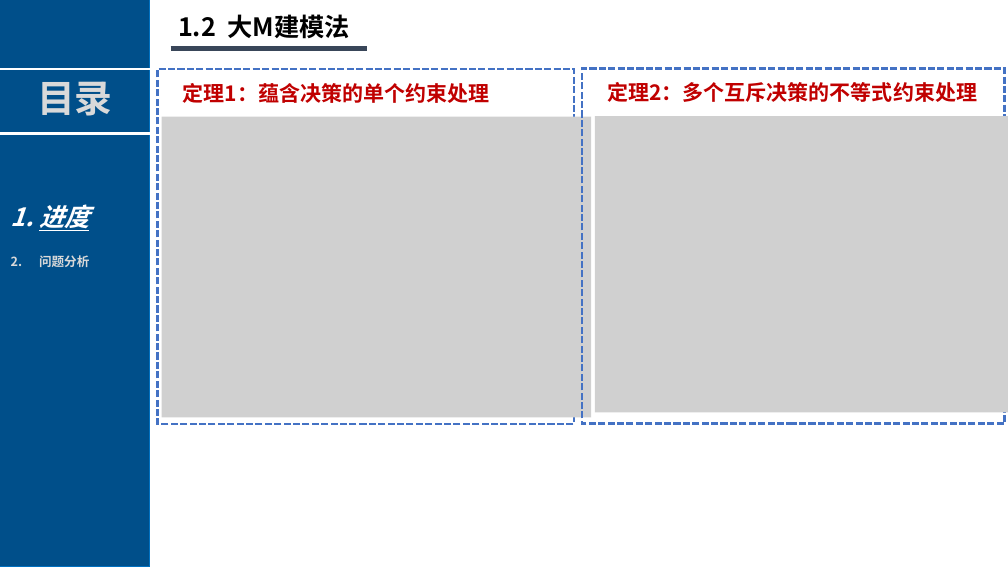
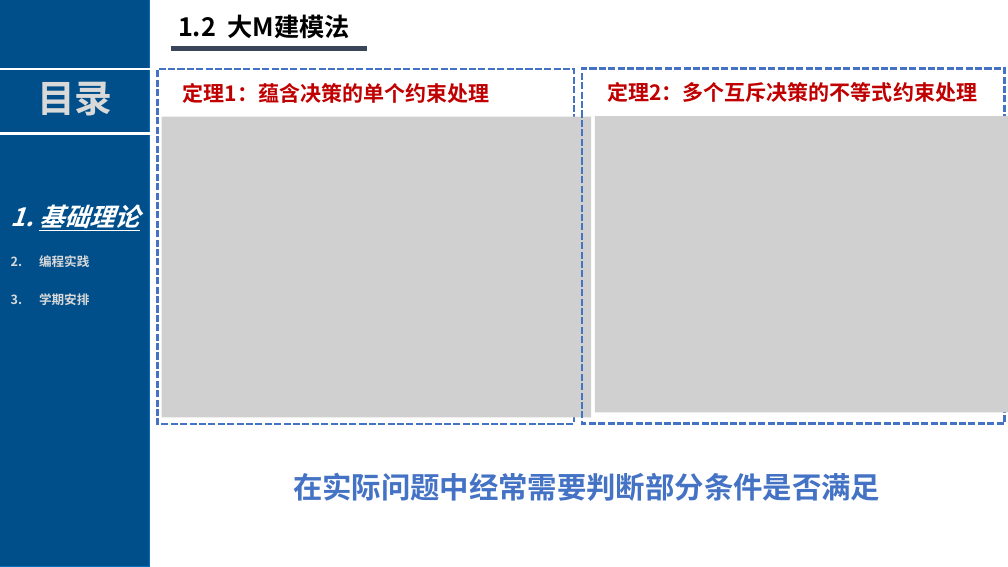
Before and after one commit to cancanword-newnew/daily_learning_notes, a slide deck: slide 7 of operations_Research/运筹优化汇报.pptx. Drawn at 1008x567 pixels with LibreOffice and Linux fonts; fonts in the diff are those of the drawing; grey boxes stand for pictures; background and template pictures are left out. Boxes give left, top, right and bottom in pixels: in the first picture for what was removed or moved away, otherwise in the second. Text is boxed around its words. In the diff, an @@ line names an element or a change of style, - is before the commit and + after.

```diff
--- a/operations_Research/运筹优化汇报.pptx
+++ b/operations_Research/运筹优化汇报.pptx
@@ text added at bbox=[39, 204, 140, 305], 12 pt, text #D9D9D9, bold @@
+1. 基础理论
+2. 编程实践
+3. 学期安排
@@ text at bbox=[293, 473, 880, 501]: text changed; size 12 to 28 pt; text colour #D9D9D9 to #4472C4 @@
-1. 进度
-2. 问题分析
+在实际问题中经常需要判断部分条件是否满足
```
Also in this commit, not shown: 11 other slides changed, 5 slides added, 1 slide removed, 1 other file.
